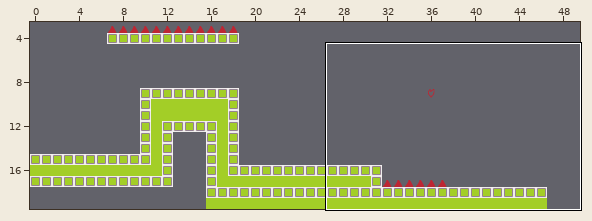
A Tiled map gets an edit: Assets/Other Assets/Chunks/Chunk_H_3G.tmx. The picture above shows the old version from afar; the outline marks the close-up.
Close-up. Before:
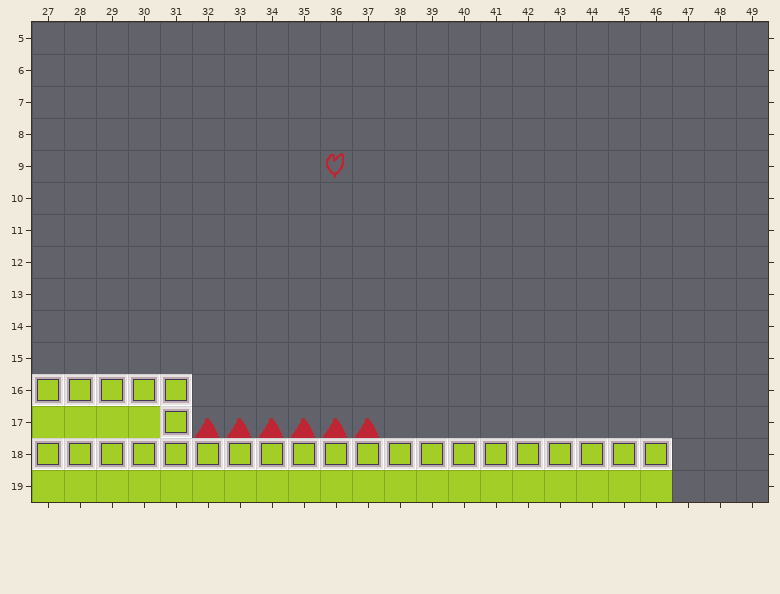
Cells are 32x32 px. Shown: x 27..49, y 5..19.
After the commit:
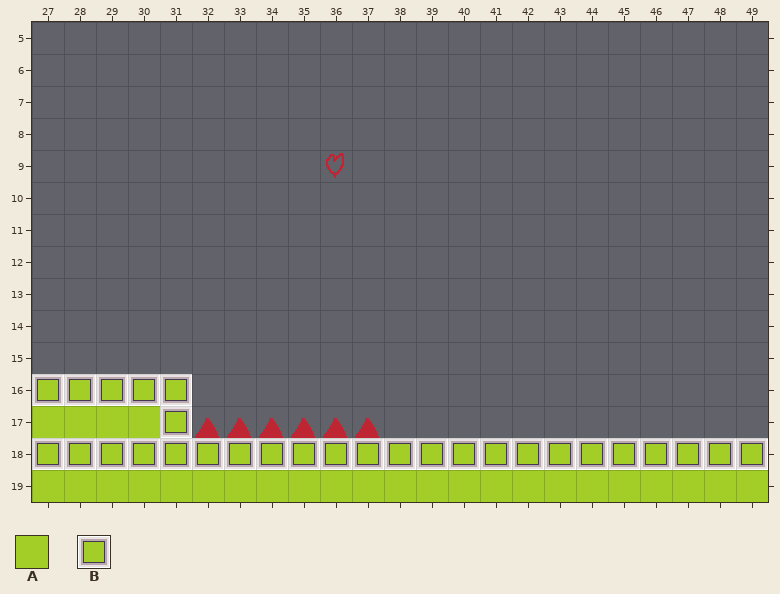
Key: from "Tileset": A 10, B 11.
_ is an empty cell, . an unchanged one.
Diff:
--- layer "Tile Layer 1"
@@ x 47..49 @@
-18 ___
-19 ___
+18 BBB
+19 AAA
Boxes around the changes in both close-ups, in picture pixels (x1, y1, x2, y2):
added: (672, 438, 768, 502)
